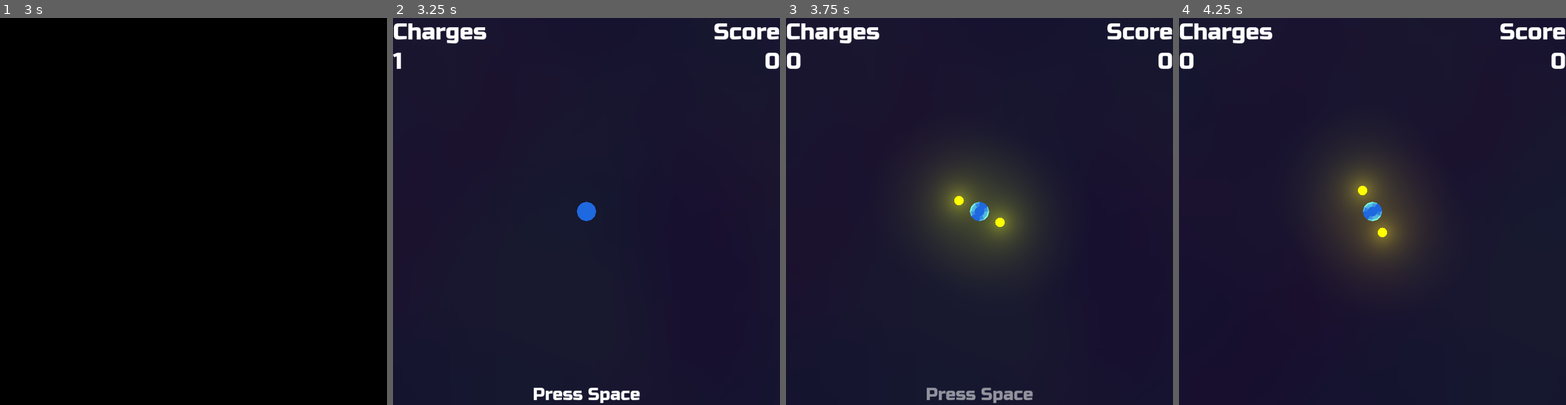
Above: before the commit, frames 1-4 (left to right).
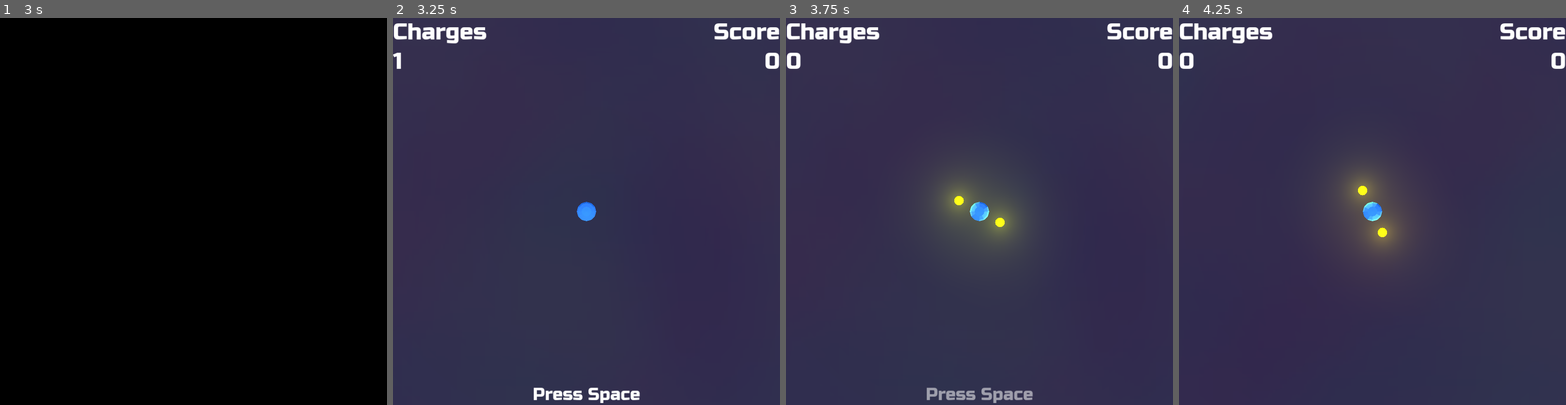
Above: after the commit, the same moments.

Repository: doctor-g/LD55
Game: Godot game, scene res://title_screen.tscn
The game is run twice, just before and just after one commit, with the same random seed, the same clock (stepped at 60 frames per second) and the same inputs.
Inputs (mouse positions are in pixels of both pictures, inside the frame that each line leads up to):
- Up to frame 1 (3 s): tap Enter at 0.5 s; drag from (193, 211) to (232, 126) at 0.52 s; tap Space (summon) at 1.25, 2, 2.1, 2.75 s; drag from (116, 230) to (174, 288) at 1.27 s; move the mouse to (232, 126) at 2.02 s; hold D (move_right) 2.03-2.75 s; drag from (174, 288) to (77, 153) at 2.77 s
- Up to frame 2 (3.25 s): no input
- Up to frame 3 (3.75 s): tap Space (summon) at 3.5, 3.6 s; move the mouse to (1095, 269) at 3.52 s; hold A (move_left) from 3.53 s (still down)
- Up to frame 4 (4.25 s): keep holding A (move_left)

Frame 1 is identical in both runs. In frame 2, 98% of the frame differs, in the area x 0-100%, y 0-100%; in frame 3, 98%; in frame 4, 99%.

Commit message:
Adjust lighting and enemy material

Diff:
--- a/project/enemy.tscn
+++ b/project/enemy.tscn
@@ -1,8 +1,18 @@
-[gd_scene load_steps=3 format=3 uid="uid://b77yhh5ub87hw"]
+[gd_scene load_steps=6 format=3 uid="uid://b77yhh5ub87hw"]
 
 [ext_resource type="Script" path="res://enemy.gd" id="1_ewhv8"]
 
 [sub_resource type="SphereShape3D" id="SphereShape3D_r06a5"]
+
+[sub_resource type="FastNoiseLite" id="FastNoiseLite_aspj1"]
+
+[sub_resource type="NoiseTexture2D" id="NoiseTexture2D_ynx41"]
+noise = SubResource("FastNoiseLite_aspj1")
+
+[sub_resource type="StandardMaterial3D" id="StandardMaterial3D_i6abr"]
+albedo_color = Color(1, 0.0745098, 0, 1)
+metallic = 1.0
+roughness_texture = SubResource("NoiseTexture2D_ynx41")
 
 [node name="Enemy" type="CharacterBody3D"]
 collision_layer = 4
@@ -15,33 +25,40 @@
 [node name="CSGCylinder3D" type="CSGCylinder3D" parent="."]
 radius = 0.2
 height = 1.0
+material = SubResource("StandardMaterial3D_i6abr")
 
 [node name="CSGCylinder3D2" type="CSGCylinder3D" parent="."]
 transform = Transform3D(1, 0, 0, 0, 0.707107, -0.707107, 0, 0.707107, 0.707107, 0, 0, 0)
 radius = 0.2
 height = 1.0
+material = SubResource("StandardMaterial3D_i6abr")
 
 [node name="CSGCylinder3D3" type="CSGCylinder3D" parent="."]
 transform = Transform3D(0, 0.707107, 0.707107, 0, 0.707107, -0.707107, -1, 0, 0, 0, 0, 0)
 radius = 0.2
 height = 1.0
+material = SubResource("StandardMaterial3D_i6abr")
 
 [node name="CSGCylinder3D4" type="CSGCylinder3D" parent="."]
 transform = Transform3D(-1, -3.09086e-08, -3.09086e-08, 0, 0.707107, -0.707107, 4.37114e-08, -0.707107, -0.707107, 0, 0, 0)
 radius = 0.2
 height = 1.0
+material = SubResource("StandardMaterial3D_i6abr")
 
 [node name="CSGCylinder3D5" type="CSGCylinder3D" parent="."]
 transform = Transform3D(8.74228e-08, -0.707107, -0.707107, 0, 0.707107, -0.707107, 1, 6.18172e-08, 6.18172e-08, 0, 0, 0)
 radius = 0.2
 height = 1.0
+material = SubResource("StandardMaterial3D_i6abr")
 
 [node name="CSGCylinder3D6" type="CSGCylinder3D" parent="."]
 transform = Transform3D(0.707107, -0.707106, 6.47848e-08, 6.18172e-08, 2.98023e-08, -1, 0.707107, 0.707107, 2.26379e-08, 0, 0, 0)
 radius = 0.2
 height = 1.0
+material = SubResource("StandardMaterial3D_i6abr")
 
 [node name="CSGCylinder3D7" type="CSGCylinder3D" parent="."]
 transform = Transform3D(-0.707107, -0.707107, -2.26379e-08, 6.18172e-08, 2.98023e-08, -1, 0.707107, -0.707107, 6.47848e-08, 0, 0, 0)
 radius = 0.2
 height = 1.0
+material = SubResource("StandardMaterial3D_i6abr")
--- a/project/world.tscn
+++ b/project/world.tscn
@@ -30,9 +30,10 @@
 heightmap_texture = SubResource("NoiseTexture2D_wow6l")
 
 [sub_resource type="Environment" id="Environment_00kh6"]
+background_mode = 1
+background_color = Color(1, 1, 1, 1)
 ambient_light_source = 2
 ambient_light_color = Color(0.866667, 0.905882, 0.878431, 1)
-reflected_light_source = 1
 
 [sub_resource type="BoxShape3D" id="BoxShape3D_tuge0"]
 size = Vector3(1, 10, 1000)
@@ -130,5 +131,8 @@
 autoplay = true
 bus = &"Music"
 
+[node name="DirectionalLight3D" type="DirectionalLight3D" parent="."]
+transform = Transform3D(1, 0, 0, 0, 0.321737, 0.946829, 0, -0.946829, 0.321737, 0, 13.282, 0)
+
 [connection signal="death_finished" from="Hero" to="." method="_on_hero_death_finished"]
 [connection signal="summoned_satellites" from="Hero" to="." method="_on_hero_summoned_satellites"]
